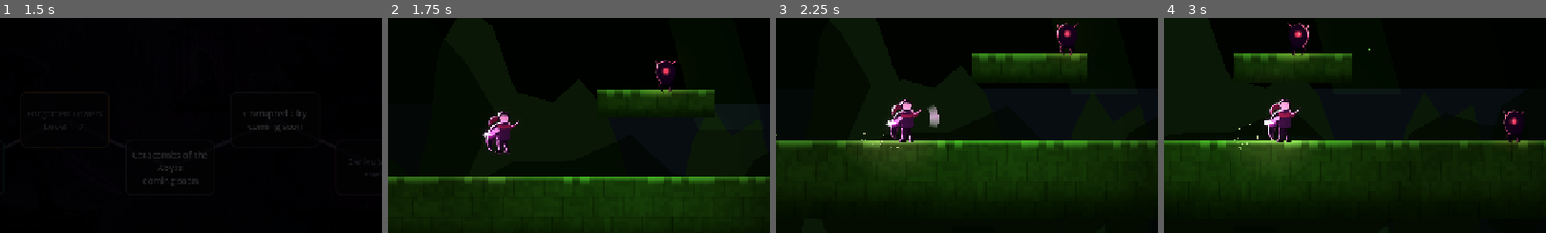
Above: before the commit, frames 1-4 (left to right).
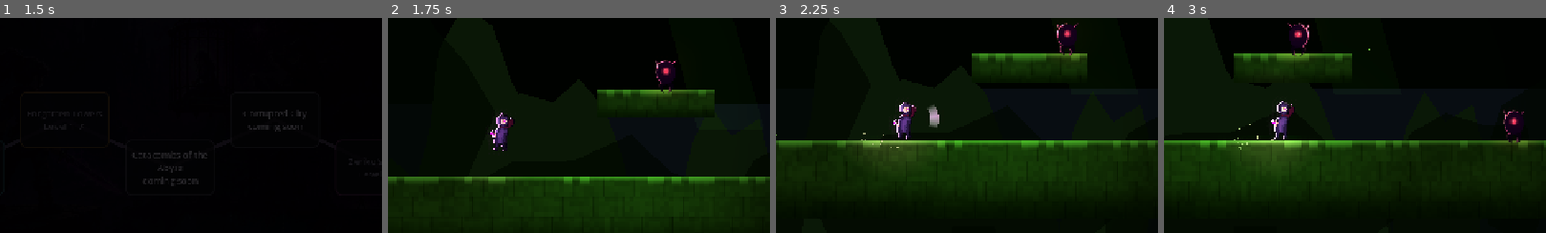
Above: after the commit, the same moments.

Repository: paulogomesextp/koliani
Game: Godot game, scene res://scenes/ui/MenuInicial.tscn
Same seed, same stepped clock (60 frames per second), same inputs: the game is played once before the commit and once after it.
Inputs (mouse positions are % of the whole screen's width and height, from its top left):
- Up to frame 1 (1.5 s): click "NEW GAME" at 0.5 s; click "Rotting Forest Level 1" at 1.25 s
- Up to frame 2 (1.75 s): no input
- Up to frame 3 (2.25 s): tap Enter (ui_accept) at 2 s; move the mouse to (72, 45) at 2.02 s; hold Right (mover_direita) from 2.03 s (still down); hold J (atacar) from 2.03 s (still down); click (72, 45) at 2.17 s
- Up to frame 4 (3 s): tap Space (saltar) at 2.27 s; release Right (mover_direita) at 2.75 s; release J (atacar) at 2.75 s; drag from (30, 55) to (56, 50) at 2.77 s
The pictures show only the part of the screen within x 35-85%, y 26-76%; the shares and areas given below are measured in that part.

Frame 1 is identical in both runs. In frame 2, 0.9% of the frame differs, in the area x 24-35%, y 43-64%; in frame 3, 0.9%; in frame 4, 1.0%, in the area x 26-36%, y 37-58%.

Commit message:
Koliani pixel-art (1a versao, feita a mao) + pastas p/ packs CC0
Hibrido decidido com o Paulo: a personagem principal e' desenhada por nos,
inimigos/tiles/cenario vem de packs CC0 (Pixel Frog: Pixel Adventure 1 +
Kings and Pigs).

- tools/gerar_sprites.gd: helper _mapa() desenha por mapa de pixels (1 char
  = 1 pixel). Koliani redesenhada assim -- encapuçada, capa, adaga magenta
  a brilhar, olho magenta. 34x46, contorno + sombra de topo automaticos.
- Koliani.tscn passa a usar assets/sprites/pixel/koliani.png (o shader de
  personagem/rim-light mantem-se). SVG antigo fica no repo como fallback.
- assets/sprites/incoming/{pixel-adventure-1,kings-and-pigs,
  kenney-pixel-platformer}/ criadas + README + LICENSES.md para o Paulo
  largar os packs; o agente integra a partir dai'.

Verificado headless: Floresta carrega com o sprite novo; suite verde.

Co-Authored-By: Claude Sonnet 5 <noreply@anthropic.com>

Diff:
--- a/scenes/actors/Koliani.tscn
+++ b/scenes/actors/Koliani.tscn
@@ -7,7 +7,7 @@
 
 [ext_resource type="Script" path="res://scripts/koliani.gd" id="1_kol"]
 [ext_resource type="Script" path="res://scripts/camera_tremor.gd" id="2_cam"]
-[ext_resource type="Texture2D" uid="uid://ium5ae35i3wo" path="res://assets/sprites/koliani.svg" id="3_tex"]
+[ext_resource type="Texture2D" uid="uid://cxh2j8jap0lc4" path="res://assets/sprites/pixel/koliani.png" id="3_tex"]
 [ext_resource type="Shader" path="res://assets/shaders/personagem.gdshader" id="4_sh"]
 
 [sub_resource type="ShaderMaterial" id="mat_kol"]
--- a/tools/gerar_sprites.gd
+++ b/tools/gerar_sprites.gd
@@ -61,6 +61,22 @@
 		_img.set_pixel(x, y, c)
 
 
+## Desenha a partir de um "mapa" de linhas de texto (1 char = 1 pixel).
+## `leg` mapeia char -> Color; espaço = transparente.
+func _mapa(linhas: PackedStringArray, leg: Dictionary) -> void:
+	var h := linhas.size()
+	var w := 0
+	for l in linhas:
+		w = maxi(w, l.length())
+	_novo(w, h)
+	for j in h:
+		var linha: String = linhas[j]
+		for i in linha.length():
+			var ch := linha[i]
+			if leg.has(ch):
+				_img.set_pixel(i, j, leg[ch])
+
+
 func _rect(x: int, y: int, w: int, h: int, c: Color) -> void:
 	for j in range(y, y + h):
 		for i in range(x, x + w):
@@ -122,49 +138,75 @@
 	var caminho := "%s/%s.png" % [DIR, nome]
 	var err := _img.save_png(caminho)
 	print("  ", nome, "  ", _w, "x", _h, "  err=", err)
+	# preview x8 (nearest) so' para inspecao -- nao usado pelo jogo
+	if OS.get_environment("PREVIEW") == "1":
+		var big := _img.duplicate() as Image
+		big.resize(_w * 8, _h * 8, Image.INTERPOLATE_NEAREST)
+		big.save_png("%s/_preview_%s.png" % [DIR, nome])
 
 
 ## --- sprites ---------------------------------------------------------
 
 func _koliani() -> void:
-	_novo(48, 64)
-	# capa atras
-	_elipse(24, 40, 12, 19, PAL["x"])
-	_elipse(23, 38, 9, 15, PAL["p"])
-	# pernas + botas
-	_rect(19, 42, 5, 15, PAL["x"])
-	_rect(25, 42, 5, 15, PAL["p"])
-	_rect(18, 56, 7, 4, PAL["o"])
-	_rect(25, 56, 7, 4, PAL["o"])
-	# tunica
-	_rect(17, 25, 15, 20, PAL["p"])
-	_rect(17, 25, 4, 20, PAL["x"])
-	_rect(28, 25, 4, 20, PAL["P"])
-	# cachecol
-	_rect(16, 24, 17, 3, PAL["h"])
-	_rect(31, 24, 9, 2, PAL["h"])
-	# rabo-de-cavalo
-	_rect(12, 10, 6, 12, PAL["h"])
-	# cabeca / capuz
-	_elipse(24, 14, 8, 8, PAL["x"])
-	_elipse(24, 15, 5, 5, PAL["k"])
-	_rect(19, 8, 11, 5, PAL["x"])
-	_rect(19, 17, 11, 3, PAL["x"])
-	_px(19, 15, PAL["s"])
-	_px(28, 15, PAL["m"])
-	_px(27, 15, PAL["w"])
-	# braco esticado p/ a lamina
-	_linha(19, 29, 9, 36, 3, PAL["s"])
-	# lamina magenta a brilhar (baixo-esquerda)
-	_linha(12, 37, 1, 30, 4, PAL["M"])
-	_linha(12, 37, 1, 30, 2, PAL["m"])
-	_linha(11, 36, 2, 31, 1, PAL["w"])
-	_elipse(6, 34, 5, 5, PAL["M"])
-	_px(6, 34, PAL["w"])
-	# realce frio na aresta esquerda do tronco
-	for j in range(26, 44):
-		if _img.get_pixel(17, j).a > 0.5:
-			_img.set_pixel(17, j, PAL["W"])
+	# mapa de pixels feito a' mao. Vista 3/4 virada a' esquerda, capuz,
+	# rabo-de-cavalo, capa que abre, adaga magenta a brilhar em baixo.
+	#  c capa escura  C capa media  v capa clara  l rim (luz fria)
+	#  k pele  s pele sombra  r cabelo/cachecol  e olho
+	#  B brilho lamina  b nucleo lamina
+	var leg := {
+		"c": PAL["x"], "C": PAL["p"], "v": PAL["P"], "l": PAL["W"],
+		"t": Color("4a3a68"),  # painel da tunica (frente)
+		"k": PAL["k"], "s": PAL["s"], "r": PAL["h"], "e": PAL["m"],
+		"B": PAL["M"], "b": PAL["w"],
+	}
+	_mapa(PackedStringArray([
+		"                                  ",
+		"              cccc                ",
+		"            ccCCCCcc              ",
+		"           cCCCvvvCCc             ",
+		"          clCCvvvvvCCc            ",
+		"          clCvvvvvvvCc   r        ",
+		"          clCvkkkkkvCc  rrr       ",
+		"          clCvkksskvCc  rrrr      ",
+		"          clCkkkseekCc rrrrr      ",
+		"          clCkksseekCc rrrrr      ",
+		"          clCkkksskvCc rrrrr      ",
+		"          clCvkkkkkvCc rrrrr      ",
+		"           clCvkkkvCc  rrrrr      ",
+		"           clCCvvvCCc  rrrr       ",
+		"           clCCvvvCCc  rrrr       ",
+		"            clCCvCCc  rrrr        ",
+		"            crrCCrrc rrrr         ",
+		"           crrrCCrrrrrrr          ",
+		"          ccCCCCCCCCcrr           ",
+		"         clCCCvvvvCCCc            ",
+		"         clCCvvttvvCCc            ",
+		"        clCCvvttttvvCc            ",
+		"    r   clCCvttttttvCc            ",
+		"  rBr   cCCvttttttvCCc            ",
+		" rBbBr scCvttttttvCCc            ",
+		" rBbBr ksCvtttttttvCc            ",
+		"  rBbBrksCvttttttvCCc             ",
+		"   rBbrksCvtttttvvCCc             ",
+		"    rbksCCvttttvvCCc              ",
+		"     bksCCvtttvvvCCc              ",
+		"      sCCCvvttvvvCCc              ",
+		"      cCCCvvttvvCCCc              ",
+		"      cCCCvvttvvCCCc              ",
+		"      cCCCvvttvvCCCc              ",
+		"      cCCCCvttvCCCCc              ",
+		"      cCCCCvttvCCCCc              ",
+		"      ccCCCvttvCCCcc              ",
+		"       cCCCvttvCCCc               ",
+		"       cCCCc  cCCCc               ",
+		"       cCCc    cCCc               ",
+		"       cCCc    cCCc               ",
+		"       cCc      cCc               ",
+		"       cCc      cCc               ",
+		"      ccCc      cCcc              ",
+		"      cccc      cccc              ",
+		"                                 ",
+	]), leg)
 	_guardar("koliani")
 
 
Binary file changed: assets/sprites/pixel/koliani.png
Not shown, changed: .gitignore
Not shown, added: assets/sprites/incoming/LICENSES.md
Not shown, added: assets/sprites/incoming/README.md
Not shown, added: assets/sprites/incoming/kenney-pixel-platformer/.gitkeep
Not shown, added: assets/sprites/incoming/kings-and-pigs/.gitkeep
Not shown, added: assets/sprites/incoming/pixel-adventure-1/.gitkeep
